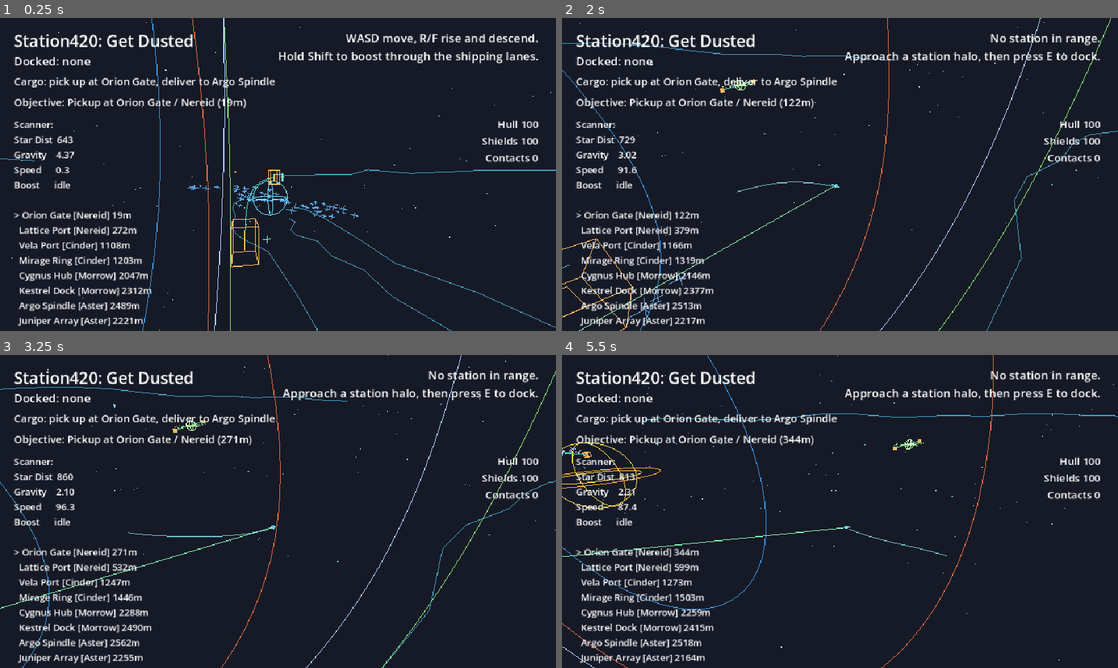
Above: before the commit, frames 1-4 (two rows, left to right).
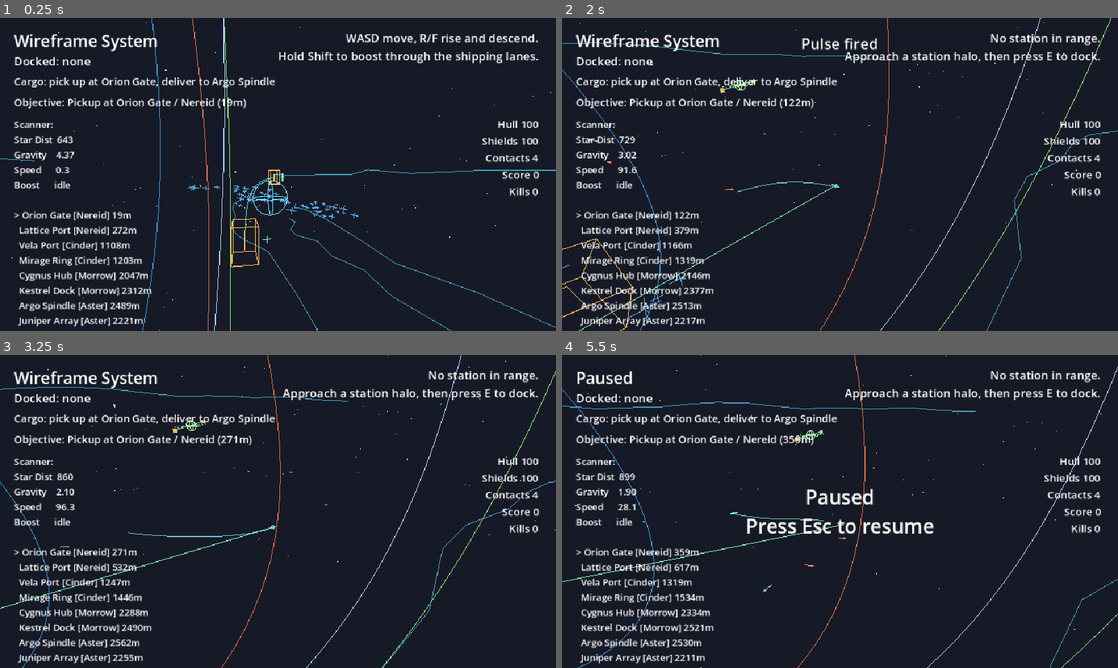
Above: after the commit, the same moments.

Repository: zabesto/Station420
Game: Godot game, scene res://scenes/main.tscn
Two runs of this game, one before a commit and one after it. Both use one fixed random seed, a clock stepped at 60 frames per second and the inputs below.
Inputs:
- Up to frame 1 (0.25 s): no input
- Up to frame 2 (2 s): tap Enter at 0.5, 0.6 s; hold Right (ui_right) 0.53-1.28 s; tap Space at 0.77, 1.07, 1.52, 1.55, 1.82 s; tap E at 0.8, 1.25, 1.35 s; hold Down (ui_down) from 1.28 s (still down)
- Up to frame 3 (3.25 s): tap E at 2, 2.75, 3.05 s; release Down (ui_down) at 2.03 s; hold Right (ui_right) 2.03-2.78 s; tap Space at 2.1, 3.02 s; tap Enter at 2.3, 2.85 s; hold Up (ui_up) from 2.78 s (still down)
- Up to frame 4 (5.5 s): tap Space at 3.32, 3.77, 3.8, 4.07, 4.52, 4.82 s; tap E at 3.5, 3.6, 4.25, 5.3 s; release Up (ui_up) at 3.53 s; hold Left (ui_left) 3.53-5.03 s; tap Escape at 4.15 s; tap Shift at 4.35 s; tap Enter at 4.55 s; hold Down (ui_down) from 5.03 s (still down); hold R from 5.03 s (still down)

The runs differ from the first frame. In frame 1, 1.0% of the frame differs, in the area x 2-97%, y 5-57%; in frame 2, 1.3%; in frame 3, 1.0%; in frame 4, 4.6%, in the area x 0-100%, y 0-100%.

Commit message:
Add combat, hazards, and game state flow

Diff:
--- a/scripts/main.gd
+++ b/scripts/main.gd
@@ -17,6 +17,17 @@
 const PLAYER_MAX_HULL := 100.0
 const PLAYER_MAX_SHIELDS := 100.0
 const SHIELD_RECHARGE_RATE := 10.0
+const SHIELD_RECHARGE_DELAY := 2.6
+const STAR_DAMAGE_RADIUS := 210.0
+const STAR_DAMAGE_PER_SECOND := 34.0
+const DEBRIS_HAZARD_THICKNESS := 26.0
+const DEBRIS_DAMAGE_PER_SECOND := 11.0
+const ENEMY_MAX_HULL := 40.0
+const PLAYER_PROJECTILE_DAMAGE := 20.0
+const ENEMY_PROJECTILE_DAMAGE := 16.0
+const ENEMY_CONTACT_DAMAGE := 24.0
+const PLAYER_FIRE_RANGE := 1200.0
+const ENEMY_SPAWN_COUNT := 4
 const PLAYER_COLLISION_RADIUS := 6.0
 const PLANET_COLLISION_MARGIN := 8.0
 const STAR_COLLISION_MARGIN := 18.0
@@ -130,27 +141,59 @@
 	create_navigation_beacons()
 	create_objective_visuals()
 	setup_cargo_route()
+	call_deferred("spawn_initial_enemies")
 
 	if station_order.size() > 0:
 		player.global_position = station_order[0].global_position + Vector3(0, 0, 30)
 
+	title_label.text = "Wireframe System"
+	update_combat_label()
 	update_status("WASD move, R/F rise and descend.\nHold Shift to boost through the shipping lanes.")
 
 
 func _process(delta: float) -> void:
+	if paused:
+		update_alert(delta)
+		return
+
 	update_camera(delta)
 	update_objective_visuals(delta)
 	update_scanner()
 	update_alert(delta)
+	update_combat_label()
 
 
 func _physics_process(delta: float) -> void:
+	if paused:
+		return
+
 	simulate_planets(delta)
 	player.call("set_gravity_acceleration", compute_ship_gravity() * SHIP_GRAVITY_SCALE)
 	resolve_player_solids()
+	update_player_combat(delta)
+	update_hazards(delta)
+	update_enemy_behavior(delta)
+	update_projectiles(delta)
+	update_effects(delta)
+	maybe_spawn_enemies(delta)
 
 
 func _unhandled_input(event: InputEvent) -> void:
+	if event is InputEventKey and event.pressed and not event.echo and event.keycode == KEY_ESCAPE:
+		toggle_pause()
+		return
+
+	if paused:
+		return
+
+	if event is InputEventKey and event.pressed and not event.echo and event.keycode == KEY_ENTER and game_over_state:
+		restart_game()
+		return
+
+	if event is InputEventKey and event.pressed and not event.echo and event.keycode == KEY_SPACE:
+		try_fire_player_projectile()
+		return
+
 	if event is InputEventKey and event.pressed and not event.echo and event.keycode == KEY_E:
 		if nearby_station:
 			dock_at_station(nearby_station)
@@ -496,6 +539,279 @@
 func set_alert(message: String, duration: float = 0.7) -> void:
 	alert_label.text = message
 	alert_timer = duration
+
+
+func toggle_pause() -> void:
+	if game_over_state:
+		return
+	paused = not paused
+	pause_label.visible = paused
+	if paused:
+		pause_label.text = "Paused\nPress Esc to resume"
+		title_label.text = "Paused"
+	else:
+		title_label.text = "Wireframe System"
+
+
+func restart_game() -> void:
+	get_tree().reload_current_scene()
+
+
+func update_combat_label() -> void:
+	combat_label.text = "Hull %d\nShields %d\nContacts %d\nScore %d\nKills %d" % [
+		int(round(player_hull)),
+		int(round(player_shields)),
+		enemy_nodes.size(),
+		score,
+		kills
+	]
+
+
+func update_player_combat(delta: float) -> void:
+	fire_cooldown = max(fire_cooldown - delta, 0.0)
+	shield_recharge_delay = max(shield_recharge_delay - delta, 0.0)
+	if shield_recharge_delay == 0.0 and player_shields < PLAYER_MAX_SHIELDS:
+		player_shields = min(player_shields + SHIELD_RECHARGE_RATE * delta, PLAYER_MAX_SHIELDS)
+
+
+func try_fire_player_projectile() -> void:
+	if game_over_state or fire_cooldown > 0.0:
+		return
+	fire_cooldown = PLAYER_FIRE_COOLDOWN
+	var origin: Vector3 = player.call("get_muzzle_position")
+	var direction: Vector3 = player.call("get_aim_direction")
+	spawn_projectile(origin, direction * PLAYER_PROJECTILE_SPEED + player.velocity * 0.35, true)
+	set_alert("Pulse fired", 0.2)
+
+
+func spawn_initial_enemies() -> void:
+	for i in range(ENEMY_SPAWN_COUNT):
+		spawn_enemy()
+
+
+func maybe_spawn_enemies(delta: float) -> void:
+	if game_over_state:
+		return
+	if enemy_nodes.size() >= ENEMY_SPAWN_COUNT:
+		enemy_respawn_timer = 0.0
+		return
+	enemy_respawn_timer += delta
+	if enemy_respawn_timer >= ENEMY_RESPAWN_TIME:
+		enemy_respawn_timer = 0.0
+		spawn_enemy()
+
+
+func spawn_enemy() -> void:
+	var rng := RandomNumberGenerator.new()
+	rng.randomize()
+	var radial := Vector3(rng.randf_range(-1.0, 1.0), rng.randf_range(-0.2, 0.2), rng.randf_range(-1.0, 1.0)).normalized()
+	var tangent := Vector3(-radial.z, 0, radial.x).normalized()
+	var spawn_position := player.global_position + radial * rng.randf_range(340.0, 620.0) + tangent * rng.randf_range(-180.0, 180.0)
+
+	var enemy := Node3D.new()
+	enemy.name = "Drone"
+	enemy.position = spawn_position
+	enemy.set_meta("velocity", Vector3.ZERO)
+	enemy.set_meta("hull", ENEMY_MAX_HULL)
+	enemy.set_meta("fire_cooldown", rng.randf_range(0.8, 1.6))
+	enemy.set_meta("orbit_bias", rng.randf_range(-1.0, 1.0))
+
+	var mesh := MeshInstance3D.new()
+	mesh.mesh = build_enemy_ship_mesh()
+	mesh.material_override = make_line_material(Color(1.0, 0.46, 0.34))
+	enemy.add_child(mesh)
+
+	add_child(enemy)
+	enemy_nodes.append(enemy)
+
+
+func update_enemy_behavior(delta: float) -> void:
+	for i in range(enemy_nodes.size() - 1, -1, -1):
+		var enemy: Node3D = enemy_nodes[i]
+		if not is_instance_valid(enemy):
+			enemy_nodes.remove_at(i)
+			continue
+
+		var to_player := player.global_position - enemy.global_position
+		var distance := to_player.length()
+		var direction := to_player.normalized() if distance > 0.001 else Vector3.FORWARD
+		var lateral := Vector3(-direction.z, 0, direction.x) * float(enemy.get_meta("orbit_bias")) * 55.0
+		var desired_velocity := direction * 130.0 + lateral
+		if distance < 220.0:
+			desired_velocity = -direction * 110.0 + lateral
+
+		var velocity: Vector3 = enemy.get_meta("velocity")
+		velocity = velocity.lerp(desired_velocity, min(delta * 1.4, 1.0))
+		enemy.set_meta("velocity", velocity)
+		enemy.global_position += velocity * delta
+		if velocity.length() > 2.0:
+			enemy.look_at(enemy.global_position + velocity.normalized(), Vector3.UP, true)
+
+		var cooldown: float = enemy.get_meta("fire_cooldown")
+		cooldown = max(cooldown - delta, 0.0)
+		if distance <= ENEMY_FIRE_RADIUS and cooldown == 0.0 and not game_over_state:
+			spawn_projectile(enemy.global_position - enemy.global_basis.z * 6.0, direction * ENEMY_PROJECTILE_SPEED, false)
+			cooldown = 1.5
+		enemy.set_meta("fire_cooldown", cooldown)
+
+		if distance > ENEMY_ENGAGE_RADIUS * 2.6:
+			enemy.global_position = player.global_position - direction * ENEMY_ENGAGE_RADIUS
+
+		if distance < 18.0:
+			damage_player(ENEMY_CONTACT_DAMAGE, "Drone collision")
+			create_burst(enemy.global_position, Color(1.0, 0.48, 0.38))
+			enemy.queue_free()
+			enemy_nodes.remove_at(i)
+
+
+func spawn_projectile(origin: Vector3, velocity: Vector3, from_player: bool) -> void:
+	var projectile := Node3D.new()
+	projectile.name = "Pulse"
+	projectile.global_position = origin
+	projectile.set_meta("velocity", velocity)
+	projectile.set_meta("from_player", from_player)
+	projectile.set_meta("life", 0.0)
+
+	var mesh := MeshInstance3D.new()
+	mesh.mesh = build_projectile_mesh()
+	mesh.material_override = make_line_material(Color(0.55, 0.95, 1.0) if from_player else Color(1.0, 0.54, 0.42))
+	projectile.add_child(mesh)
+
+	add_child(projectile)
+	if from_player:
+		player_projectiles.append(projectile)
+	else:
+		enemy_projectiles.append(projectile)
+
+
+func update_projectiles(delta: float) -> void:
+	update_projectile_list(player_projectiles, delta, true)
+	update_projectile_list(enemy_projectiles, delta, false)
+
+
+func update_projectile_list(projectiles: Array, delta: float, from_player: bool) -> void:
+	for i in range(projectiles.size() - 1, -1, -1):
+		var projectile: Node3D = projectiles[i]
+		if not is_instance_valid(projectile):
+			projectiles.remove_at(i)
+			continue
+
+		var velocity: Vector3 = projectile.get_meta("velocity")
+		projectile.global_position += velocity * delta
+		projectile.look_at(projectile.global_position + velocity.normalized(), Vector3.UP, true)
+
+		var lifetime: float = projectile.get_meta("life") + delta
+		projectile.set_meta("life", lifetime)
+		if lifetime > 2.4 or projectile.global_position.length() > WORLD_LIMIT.length() * 1.1:
+			projectile.queue_free()
+			projectiles.remove_at(i)
+			continue
+
+		if from_player:
+			if handle_player_projectile_hit(projectile):
+				projectiles.remove_at(i)
+		else:
+			if handle_enemy_projectile_hit(projectile):
+				projectiles.remove_at(i)
+
+
+func handle_player_projectile_hit(projectile: Node3D) -> bool:
+	for i in range(enemy_nodes.size() - 1, -1, -1):
+		var enemy: Node3D = enemy_nodes[i]
+		if not is_instance_valid(enemy):
+			enemy_nodes.remove_at(i)
+			continue
+		if projectile.global_position.distance_to(enemy.global_position) <= 20.0:
+			var hull: float = enemy.get_meta("hull") - PLAYER_PROJECTILE_DAMAGE
+			enemy.set_meta("hull", hull)
+			create_burst(projectile.global_position, Color(0.68, 0.96, 1.0))
+			projectile.queue_free()
+			if hull <= 0.0:
+				kills += 1
+				score += 100
+				create_burst(enemy.global_position, Color(1.0, 0.56, 0.38))
+				enemy.queue_free()
+				enemy_nodes.remove_at(i)
+				set_alert("Drone down", 0.45)
+			return true
+	return false
+
+
+func handle_enemy_projectile_hit(projectile: Node3D) -> bool:
+	if projectile.global_position.distance_to(player.global_position) <= PLAYER_COLLISION_RADIUS + 4.0:
+		damage_player(ENEMY_PROJECTILE_DAMAGE, "Incoming fire")
+		create_burst(projectile.global_position, Color(1.0, 0.56, 0.42))
+		projectile.queue_free()
+		return true
+	return false
+
+
+func update_hazards(delta: float) -> void:
+	if game_over_state:
+		return
+	var star_distance: float = player.global_position.length()
+	if star_distance < STAR_DAMAGE_RADIUS:
+		var heat_scale: float = 1.0 - clamp((star_distance - STAR_RADIUS) / max(STAR_DAMAGE_RADIUS - STAR_RADIUS, 1.0), 0.0, 1.0)
+		damage_player(STAR_DAMAGE_PER_SECOND * heat_scale * delta, "Solar flare")
+
+	for body in planet_bodies:
+		var planet_node: Node3D = body["node"]
+		var ring_centered := player.global_position - planet_node.global_position
+		var ring_radius: float = body["radius"] + 54.0
+		var planar_distance: float = Vector2(ring_centered.x, ring_centered.z).length()
+		var ring_offset: float = abs(planar_distance - ring_radius)
+		if ring_offset <= DEBRIS_HAZARD_THICKNESS and abs(ring_centered.y) <= 28.0 and player.velocity.length() > 110.0:
+			damage_player(DEBRIS_DAMAGE_PER_SECOND * delta, "%s debris field" % body["name"])
+
+
+func damage_player(amount: float, reason: String) -> void:
+	if game_over_state:
+		return
+	shield_recharge_delay = SHIELD_RECHARGE_DELAY
+	if player_shields > 0.0:
+		var absorbed: float = min(player_shields, amount)
+		player_shields -= absorbed
+		amount -= absorbed
+	if amount > 0.0:
+		player_hull = max(player_hull - amount, 0.0)
+	create_burst(player.global_position, Color(1.0, 0.8, 0.46) if player_shields > 0.0 else Color(1.0, 0.4, 0.36))
+	set_alert(reason, 0.45)
+	if player_hull <= 0.0:
+		trigger_game_over(reason)
+
+
+func trigger_game_over(reason: String) -> void:
+	game_over_state = true
+	paused = true
+	title_label.text = "Ship Lost"
+	pause_label.visible = true
+	pause_label.text = "Ship Lost\n%s\nPress Enter to restart" % reason
+	update_status("Run ended.\nPress Enter to restart the patrol.")
+
+
+func create_burst(position: Vector3, color: Color) -> void:
+	var burst := MeshInstance3D.new()
+	burst.mesh = build_burst_mesh(8.0)
+	burst.material_override = make_line_material(color)
+	burst.global_position = position
+	burst.set_meta("life", 0.0)
+	add_child(burst)
+	transient_effects.append(burst)
+
+
+func update_effects(delta: float) -> void:
+	for i in range(transient_effects.size() - 1, -1, -1):
+		var effect: MeshInstance3D = transient_effects[i]
+		if not is_instance_valid(effect):
+			transient_effects.remove_at(i)
+			continue
+		var life: float = effect.get_meta("life") + delta
+		effect.set_meta("life", life)
+		effect.scale = Vector3.ONE * (1.0 + life * 3.2)
+		effect.rotate_y(delta * 2.8)
+		if life > 0.35:
+			effect.queue_free()
+			transient_effects.remove_at(i)
 
 
 func update_camera(delta: float) -> void:
@@ -767,6 +1083,39 @@
 	return build_line_mesh(vertices)
 
 
+func build_enemy_ship_mesh() -> ArrayMesh:
+	var vertices := PackedVector3Array([
+		Vector3(0, 0, -8), Vector3(5, 0, 4),
+		Vector3(5, 0, 4), Vector3(0, 2.6, 7),
+		Vector3(0, 2.6, 7), Vector3(-5, 0, 4),
+		Vector3(-5, 0, 4), Vector3(0, 0, -8),
+		Vector3(-7, 0, 1), Vector3(-2, 0, 4),
+		Vector3(7, 0, 1), Vector3(2, 0, 4),
+		Vector3(0, -2.2, 5), Vector3(0, 2.6, 7)
+	])
+	return build_line_mesh(vertices)
+
+
+func build_projectile_mesh() -> ArrayMesh:
+	var vertices := PackedVector3Array([
+		Vector3(0, 0, -2.8), Vector3(0, 0, 2.8),
+		Vector3(-0.8, 0, 1.4), Vector3(0.8, 0, 1.4),
+		Vector3(0, -0.8, 1.4), Vector3(0, 0.8, 1.4)
+	])
+	return build_line_mesh(vertices)
+
+
+func build_burst_mesh(radius: float) -> ArrayMesh:
+	var vertices := PackedVector3Array([
+		Vector3(-radius, 0, 0), Vector3(radius, 0, 0),
+		Vector3(0, -radius, 0), Vector3(0, radius, 0),
+		Vector3(0, 0, -radius), Vector3(0, 0, radius),
+		Vector3(-radius * 0.7, -radius * 0.7, 0), Vector3(radius * 0.7, radius * 0.7, 0),
+		Vector3(-radius * 0.7, radius * 0.7, 0), Vector3(radius * 0.7, -radius * 0.7, 0)
+	])
+	return build_line_mesh(vertices)
+
+
 func build_dust_ribbon_mesh() -> ArrayMesh:
 	var vertices := PackedVector3Array()
 	var rng := RandomNumberGenerator.new()
